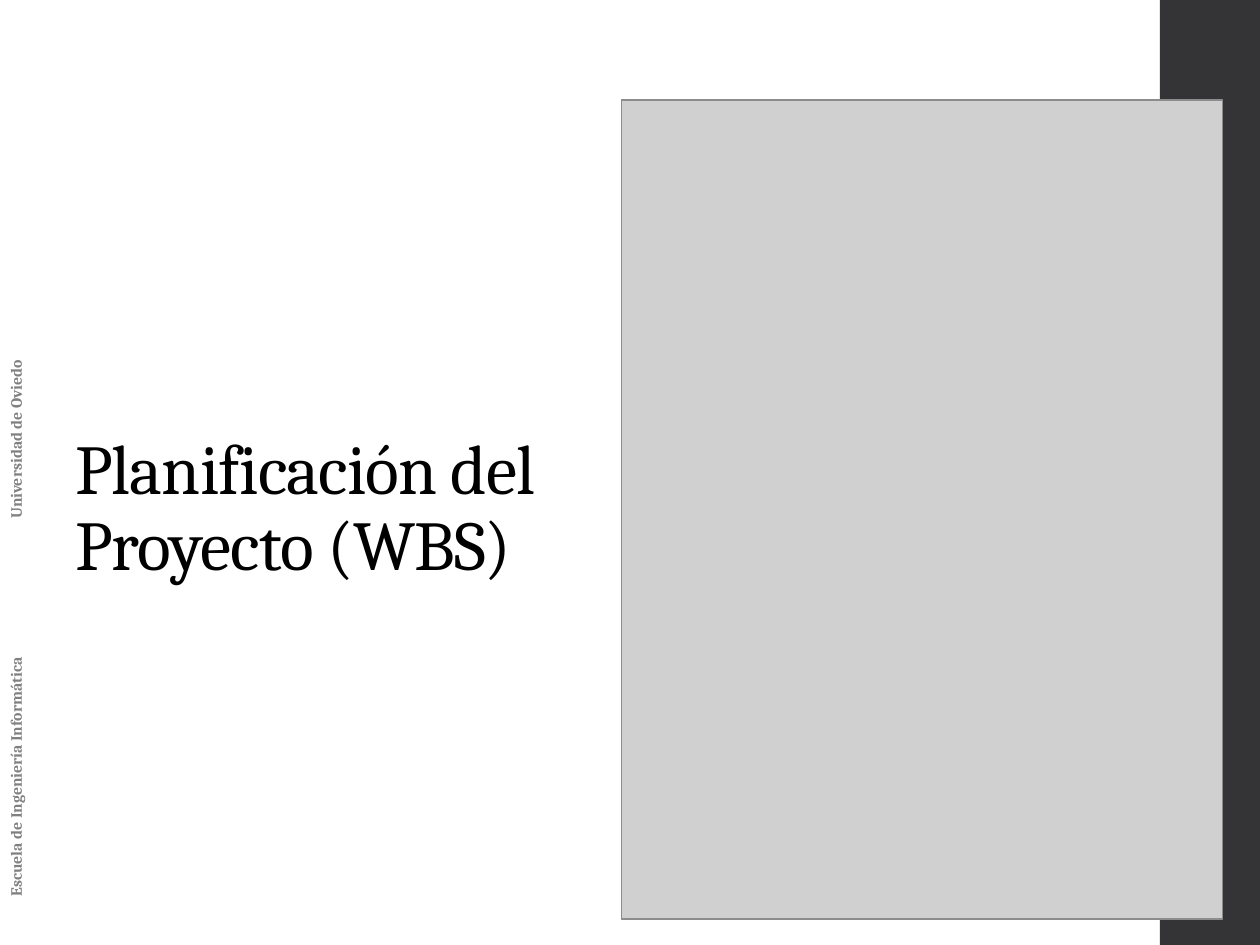
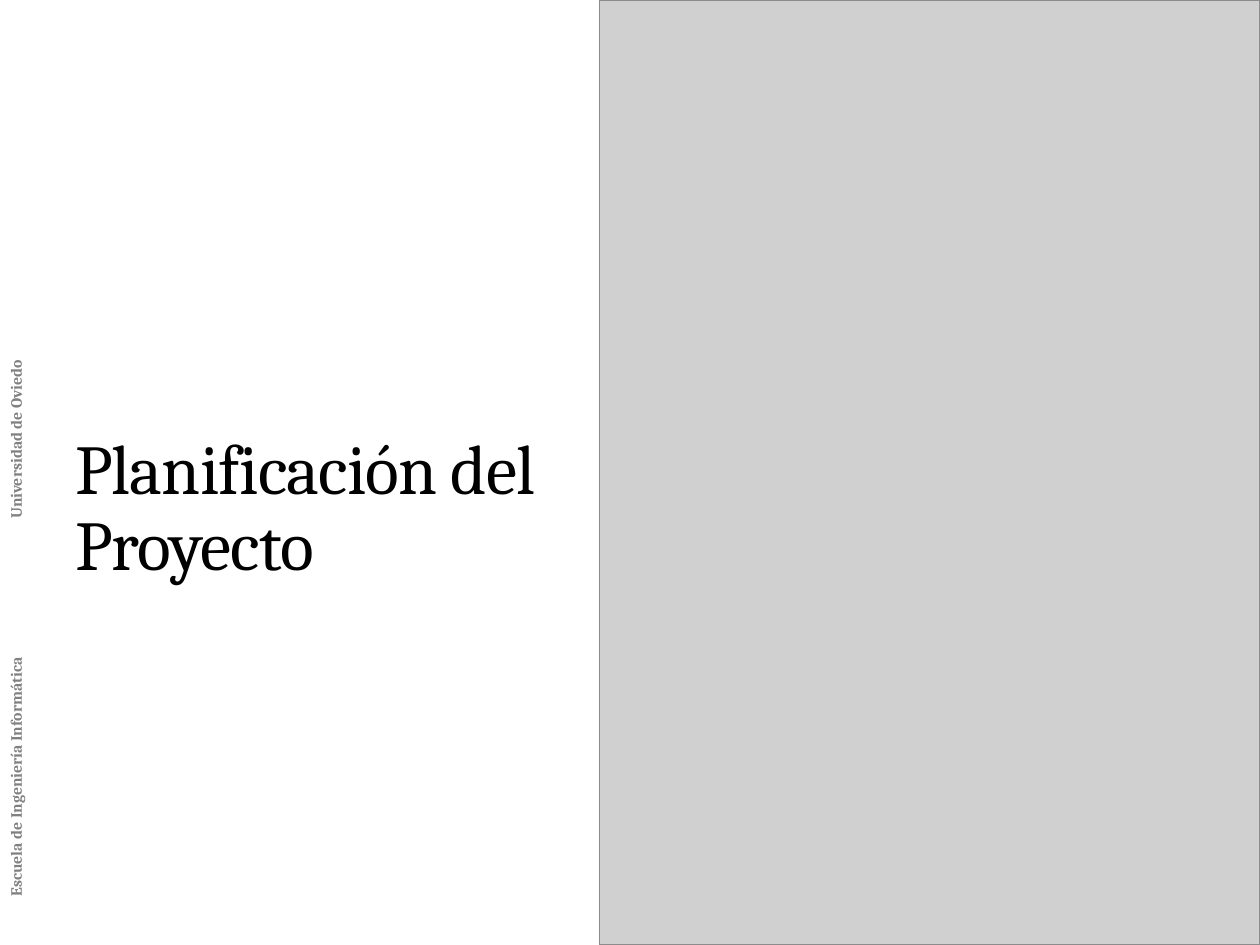
Before and after one commit to alexl0/tfg, a slide deck: slide 3 of Documentation/Archivos adjuntos/Planificacion del proyecto.pptx. Drawn at 1260x945 pixels with LibreOffice and Linux fonts; fonts in the diff are those of the drawing; grey boxes stand for pictures. Boxes give left, top, right and bottom in pixels: in the first picture for what was removed or moved away, otherwise in the second. Text is boxed around its words. In the diff, an @@ line names an element or a change of style, - is before the commit and + after.

Commit message:
documentacion modificar planificacion del proyecto

```diff
--- a/Documentation/Archivos adjuntos/Planificacion del proyecto.pptx
+++ b/Documentation/Archivos adjuntos/Planificacion del proyecto.pptx
@@ picture: place and size @@
-picture at (621, 100, 1222, 919)
+picture at (600, 0, 1260, 945)
@@ title at (76, 444, 535, 585): text changed @@
-Planificación del Proyecto (WBS)
+Planificación del Proyecto
```
Also in this commit, not shown: 16 other slides changed, 2 slides removed.
